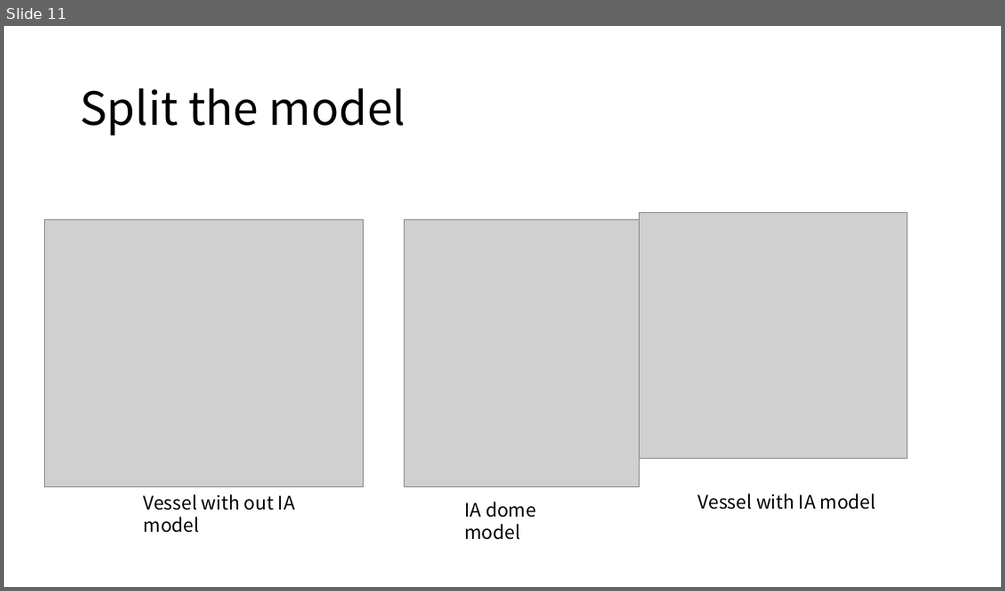
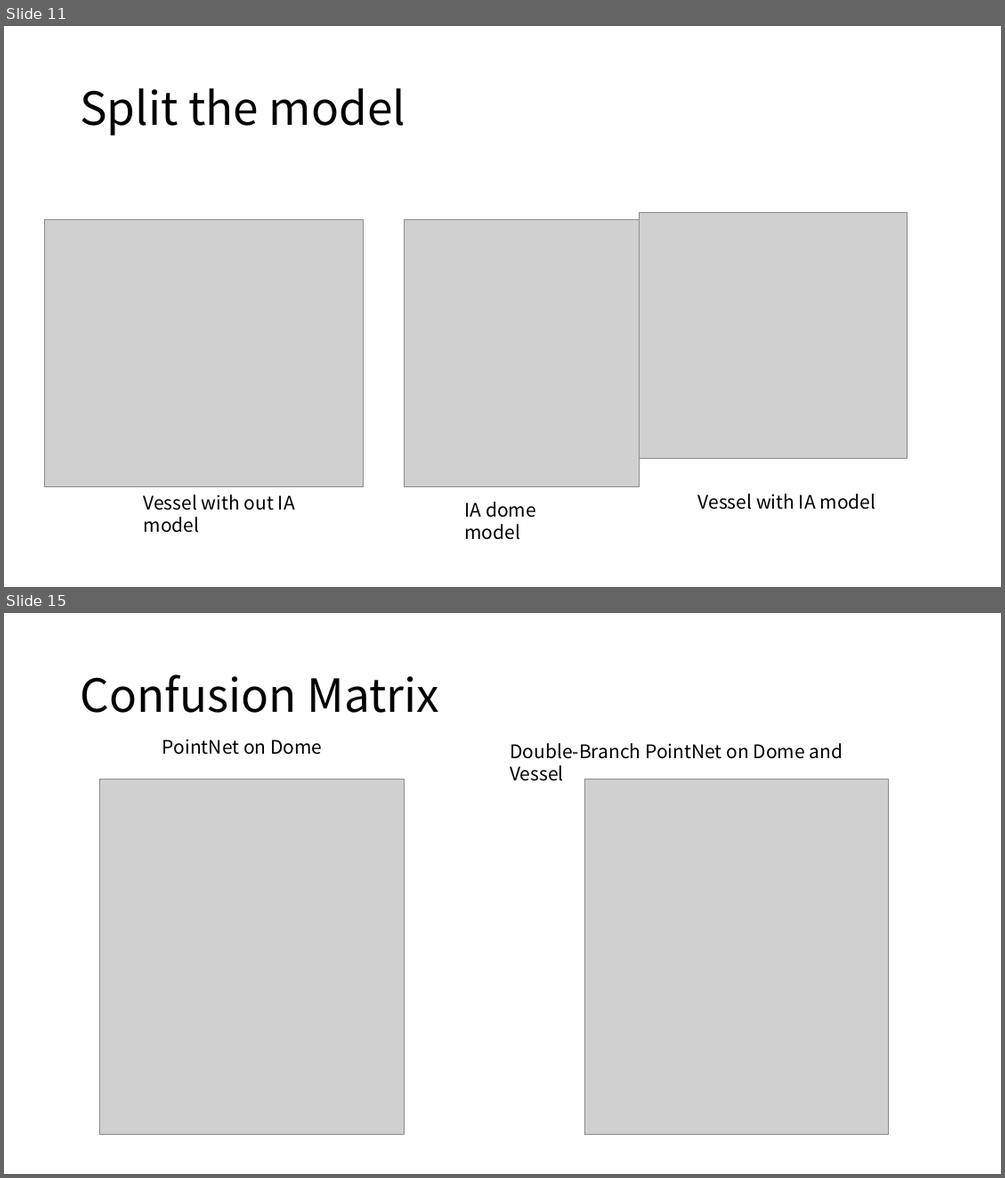
Before and after one commit to eulershadow/Wenjie_Zhang_Msc_project, a slide deck: Presentation.pptx. Shown one above the other, each under a label of ours: slide 11 before the commit, slides 11 and 15 after it; the slides between them are not shown. The pictures are 1005x591 and 1005x1178 pixels, drawn with LibreOffice and Linux fonts; fonts in the diff are those of the drawing; grey boxes stand for pictures. Boxes give left, top, right and bottom in pixels: in the first picture for what was removed or moved away, otherwise in the second. Text is boxed around its words. In the diff, an @@ line names an element or a change of style, - is before the commit and + after.

```diff
--- a/Presentation.pptx
+++ b/Presentation.pptx
@@ slide 15 added at [4, 613, 1001, 1174], background #FFFFFF @@
@@ title added at [80, 674, 439, 713], 44 pt, text #000000 @@
+Confusion Matrix
@@ text added at [162, 739, 322, 755], 18 pt, text #000000 @@
+PointNet on Dome
@@ text added at [510, 743, 843, 781], 18 pt, text #000000 @@
+Double-Branch PointNet on Dome and Vessel
@@ picture added at [100, 779, 404, 1135] @@
@@ picture added at [584, 779, 889, 1135] @@
```
Also in this commit, not shown: 3 other slides added, 1 slide removed, 35 other files.
